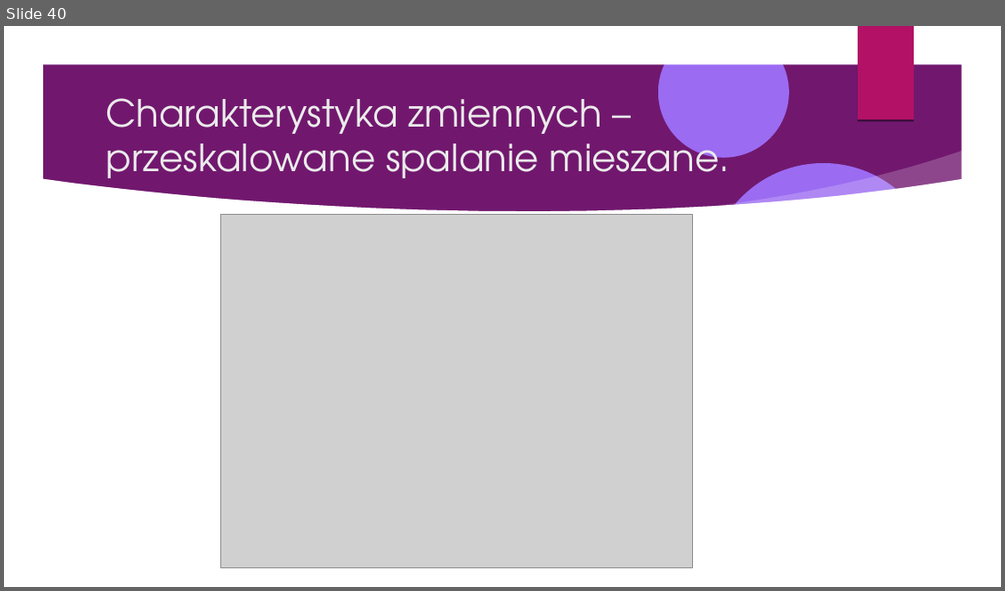
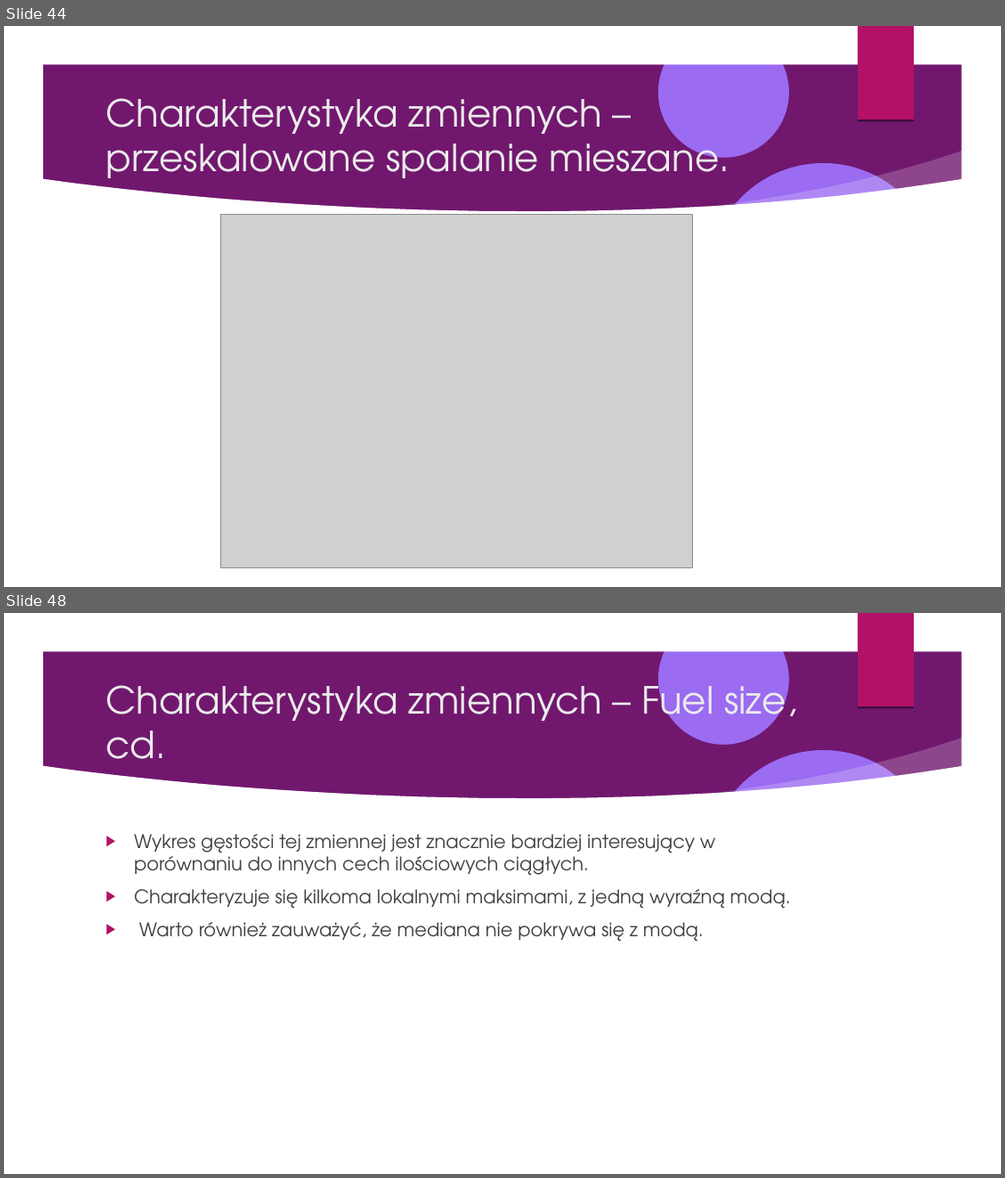
Before and after one commit to Pawel-Tomasz-Nowak/Scientific-collaboration, a slide deck: EmissionAnalysis/Prezentacja projektu.odp. Shown one above the other, each under a label of ours: slide 40 before the commit, slides 44 and 48 after it; the slides between them are not shown. The pictures are 1005x591 and 1005x1178 pixels, drawn with LibreOffice and Linux fonts; fonts in the diff are those of the drawing; grey boxes stand for pictures; background and template pictures are left out. Boxes give left, top, right and bottom in pixels: in the first picture for what was removed or moved away, otherwise in the second. Text is boxed around its words. In the diff, an @@ line names an element or a change of style, - is before the commit and + after.

```diff
--- a/EmissionAnalysis/Prezentacja projektu.odp
+++ b/EmissionAnalysis/Prezentacja projektu.odp
@@ slide 48 added at (4,613,1001,1174), background picture (left out); not listed: 9 template elements that a slide beside it also shows @@
@@ title added at (105,675,796,776), 36 pt, text #EBEBEB @@
+Charakterystyka zmiennych – Fuel size, cd.
@@ text added at (134,834,791,941), 18 pt, text #404040 @@
+▶ Wykres gęstości tej zmiennej jest znacznie bardziej interesujący w porównaniu do innych cech ilościowych ciągłych.
+▶ Charakteryzuje się kilkoma lokalnymi maksimami, z jedną wyraźną modą.
+▶ Warto również zauważyć, że mediana nie pokrywa się z modą.
@@ what was slide 40 is now slide 44 @@
```
Also in this commit, not shown: 2 slides changed, 10 other slides added, 6 slides removed, 3 other files.
